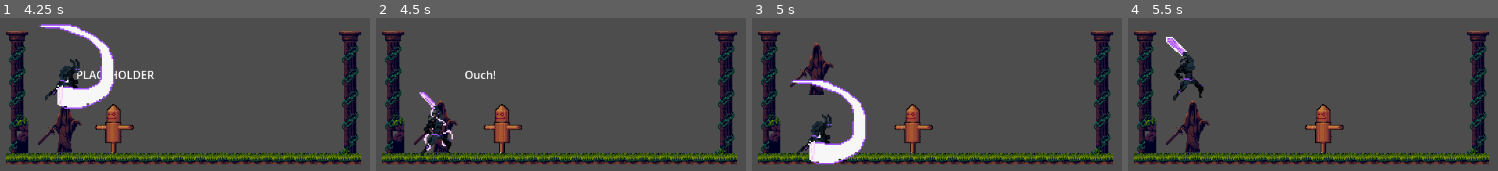
Above: before the commit, frames 1-4 (left to right).
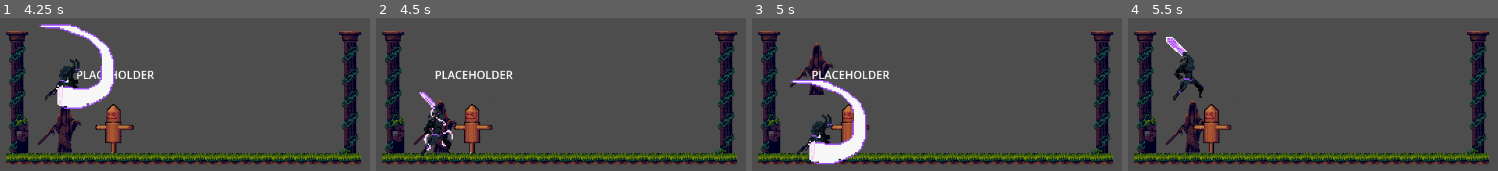
Above: after the commit, the same moments.

Repository: pablopenna/godot_learning
Game: Godot game, scene res://projects/player/scenes/main.tscn
Two runs of this game, one before a commit and one after it. Both use one fixed random seed, a clock stepped at 60 frames per second and the inputs below. This scene is started directly instead of the project's main scene.
Inputs:
- Up to frame 1 (4.25 s): tap Enter (ui_accept) at 0.5 s; hold Shift (dash) 0.53-1.28 s; hold D (move_right) 0.53-2.03 s; tap Space (jump) at 0.77, 1.52, 3.02, 3.77 s; tap Shift (dash) at 1.35, 2.85 s; hold A (move_left) 2.03-2.78 s; hold Shift (dash) 2.03-2.78 s; hold D (move_right) from 2.78 s (still down); hold Shift (dash) from 3.53 s (still down)
- Up to frame 2 (4.5 s): release D (move_right) at 4.28 s; release Shift (dash) at 4.28 s; hold A (move_left) from 4.28 s (still down); tap Shift (dash) at 4.35 s
- Up to frame 3 (5 s): keep holding A (move_left); tap Space (jump) at 4.52 s
- Up to frame 4 (5.5 s): release A (move_left) at 5.03 s; hold D (move_right) from 5.03 s (still down); hold Shift (dash) from 5.03 s (still down)

Frame 1 is identical in both runs. In frame 2, 3.2% of the frame differs, in the area x 15-40%, y 34-89%; in frame 3, 2.7%; in frame 4, 2.6%.

Commit message:
Move terrain to common folder and move Hurtbox to its own Scene.

Diff:
--- a/common/tilesets/tileset.tres
+++ b/common/tilesets/tileset.tres
@@ -329,5 +329,6 @@
 26:8/0/physics_layer_0/angular_velocity = 0.0
 
 [resource]
-physics_layer_0/collision_layer = 1
+physics_layer_0/collision_layer = 2
+physics_layer_0/collision_mask = 0
 sources/1 = SubResource("TileSetAtlasSource_uwhoq")
--- a/projects/player/scenes/dummy.tscn
+++ b/projects/player/scenes/dummy.tscn
@@ -2,43 +2,32 @@
 
 [ext_resource type="Texture2D" uid="uid://fg7p2gwja7r5" path="res://common/sprites/characters/Training_dummy.png" id="1_848eq"]
 [ext_resource type="Script" path="res://projects/player/scripts/dummy.gd" id="1_c6xtj"]
-[ext_resource type="Script" path="res://projects/player/scripts/Hurtbox.gd" id="2_a8u8k"]
-
-[sub_resource type="RectangleShape2D" id="RectangleShape2D_j1gro"]
-size = Vector2(39, 70)
+[ext_resource type="PackedScene" uid="uid://m4h80v367bd7" path="res://projects/player/scenes/hurtbox.tscn" id="3_y4b4m"]
 
 [sub_resource type="RectangleShape2D" id="RectangleShape2D_ciq7n"]
 size = Vector2(22, 69)
 
+[sub_resource type="RectangleShape2D" id="RectangleShape2D_njfmb"]
+
 [node name="Dummy" type="CharacterBody2D"]
 collision_layer = 0
+collision_mask = 3
 script = ExtResource("1_c6xtj")
 
 [node name="Sprite2D" type="Sprite2D" parent="."]
 scale = Vector2(0.5, 0.5)
 texture = ExtResource("1_848eq")
 
-[node name="Hurtbox" type="Area2D" parent="."]
-collision_layer = 4
-collision_mask = 8
-script = ExtResource("2_a8u8k")
-
-[node name="CollisionShape2D" type="CollisionShape2D" parent="Hurtbox"]
-position = Vector2(0.5, 4)
-shape = SubResource("RectangleShape2D_j1gro")
-
-[node name="RichTextLabel" type="RichTextLabel" parent="Hurtbox"]
-offset_left = -55.0
-offset_top = -89.0
-offset_right = 58.0
-offset_bottom = -49.0
-text = "PLACEHOLDER"
-fit_content = true
-autowrap_mode = 0
-
 [node name="CollisionShape2D" type="CollisionShape2D" parent="."]
 position = Vector2(0, 1.5)
 shape = SubResource("RectangleShape2D_ciq7n")
 
-[connection signal="area_entered" from="Hurtbox" to="Hurtbox" method="_on_area_entered"]
+[node name="Hurtbox" parent="." instance=ExtResource("3_y4b4m")]
+hitbox_collision_layer = 4
+hitbox_collision_mask = 8
+show_debug_label = true
+
+[node name="CollisionShape2D" type="CollisionShape2D" parent="Hurtbox"]
+shape = SubResource("RectangleShape2D_njfmb")
+
 [connection signal="damaged" from="Hurtbox" to="." method="_on_hurtbox_damaged"]
--- /dev/null
+++ b/projects/player/scenes/hurtbox.tscn
@@ -0,0 +1,21 @@
+[gd_scene load_steps=2 format=3 uid="uid://m4h80v367bd7"]
+
+[ext_resource type="Script" path="res://projects/player/scripts/Hurtbox.gd" id="1_l3tts"]
+
+[node name="Hurtbox" type="Area2D"]
+collision_layer = 0
+collision_mask = 0
+script = ExtResource("1_l3tts")
+hitbox_collision_layer = 0
+hitbox_collision_mask = 0
+
+[node name="RichTextLabel" type="RichTextLabel" parent="."]
+offset_left = -55.0
+offset_top = -89.0
+offset_right = 58.0
+offset_bottom = -49.0
+text = "PLACEHOLDER"
+fit_content = true
+autowrap_mode = 0
+
+[connection signal="area_entered" from="." to="." method="_on_area_entered"]
--- a/projects/player/scenes/invocation.tscn
+++ b/projects/player/scenes/invocation.tscn
@@ -63,7 +63,7 @@
 }
 
 [sub_resource type="RectangleShape2D" id="RectangleShape2D_hnjjk"]
-size = Vector2(29.5, 90)
+size = Vector2(60, 90)
 
 [sub_resource type="RectangleShape2D" id="RectangleShape2D_0c7wb"]
 size = Vector2(80.5, 33)
@@ -95,7 +95,7 @@
 monitorable = false
 
 [node name="CollisionShape2D" type="CollisionShape2D" parent="Hitbox"]
-position = Vector2(63.25, 2)
+position = Vector2(48, 2)
 shape = SubResource("RectangleShape2D_hnjjk")
 debug_color = Color(0, 0.6, 0.701961, 0.419608)
 
--- a/projects/player/scenes/main.tscn
+++ b/projects/player/scenes/main.tscn
@@ -1,7 +1,7 @@
 [gd_scene load_steps=4 format=3 uid="uid://c05t6khn5h02m"]
 
 [ext_resource type="PackedScene" uid="uid://drulietgo1s1s" path="res://projects/player/scenes/player.tscn" id="1_wje2c"]
-[ext_resource type="PackedScene" uid="uid://iw2y2tljhrwx" path="res://projects/player/scenes/terrain.tscn" id="2_fq08h"]
+[ext_resource type="PackedScene" uid="uid://iw2y2tljhrwx" path="res://common/scenes/terrain.tscn" id="2_fq08h"]
 [ext_resource type="PackedScene" uid="uid://dptcjh7q8w511" path="res://projects/player/scenes/dummy.tscn" id="3_uaits"]
 
 [node name="main" type="Node2D"]
--- a/projects/player/scenes/player.tscn
+++ b/projects/player/scenes/player.tscn
@@ -8,6 +8,7 @@
 size = Vector2(22, 70)
 
 [node name="player" type="CharacterBody2D"]
+collision_mask = 2
 script = ExtResource("1_mofd7")
 invocationScene = ExtResource("2_57qlg")
 
--- a/projects/player/scripts/Hurtbox.gd
+++ b/projects/player/scripts/Hurtbox.gd
@@ -2,21 +2,23 @@
 
 signal damaged
 
-# Called when the node enters the scene tree for the first time.
+@export_flags_2d_physics var hitbox_collision_layer
+@export_flags_2d_physics var hitbox_collision_mask
+
+@export var show_debug_label = false
+
 func _ready():
-	pass # Replace with function body.
-
-
-# Called every frame. 'delta' is the elapsed time since the previous frame.
-func _process(delta):
-	pass
+	collision_layer = hitbox_collision_layer
+	collision_mask = hitbox_collision_mask
+	if not show_debug_label:
+		$RichTextLabel.queue_free()
 
 func receiveDamage():
 	emit_signal("damaged")
-	$RichTextLabel.text = "Ouch!"
-	print("ouch")
-	await get_tree().create_timer(0.5).timeout
-	$RichTextLabel.text = ""
+	if show_debug_label:
+		$RichTextLabel.text = "Ouch!"
+		await get_tree().create_timer(0.1).timeout
+		$RichTextLabel.text = ""
 
 func _on_area_entered(area):
 	receiveDamage()
--- a/projects/state_machine/scenes/main.tscn
+++ b/projects/state_machine/scenes/main.tscn
@@ -1,7 +1,7 @@
 [gd_scene load_steps=3 format=3 uid="uid://cha48on3shh4n"]
 
 [ext_resource type="PackedScene" uid="uid://doc7vi773287b" path="res://projects/state_machine/scenes/entity.tscn" id="1_nufnx"]
-[ext_resource type="PackedScene" uid="uid://iw2y2tljhrwx" path="res://projects/player/scenes/terrain.tscn" id="3_1yf81"]
+[ext_resource type="PackedScene" uid="uid://iw2y2tljhrwx" path="res://common/scenes/terrain.tscn" id="3_1yf81"]
 
 [node name="main" type="Node2D"]
 
@@ -9,3 +9,4 @@
 
 [node name="entity" parent="." instance=ExtResource("1_nufnx")]
 position = Vector2(24, 0)
+collision_mask = 2
Renamed: projects/player/scenes/terrain.tscn -> common/scenes/terrain.tscn
Not shown, changed: NOTES.md
